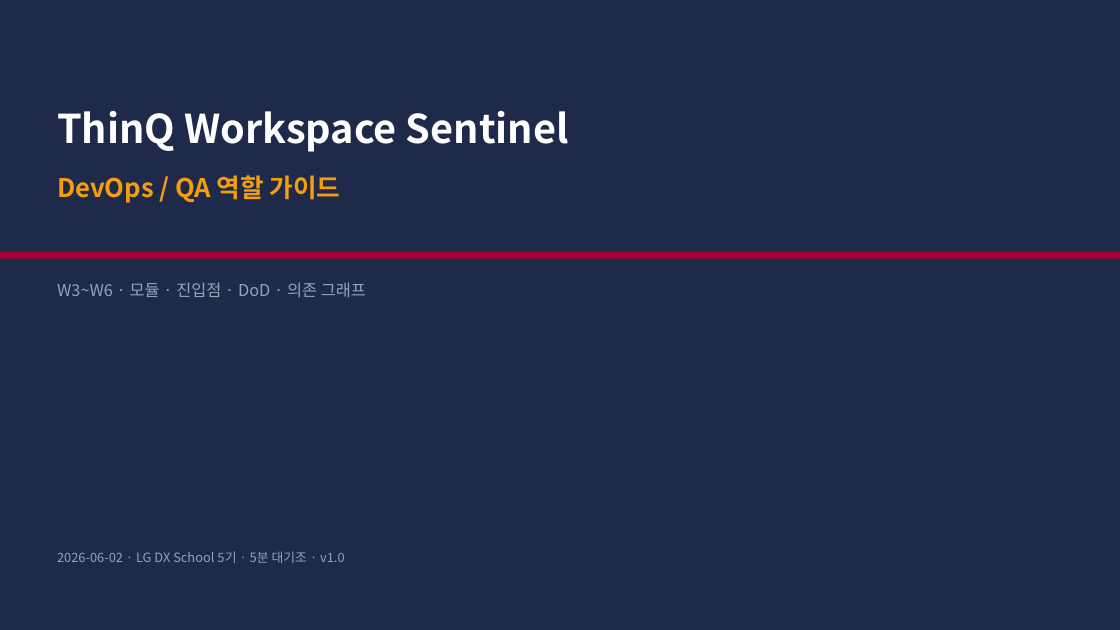
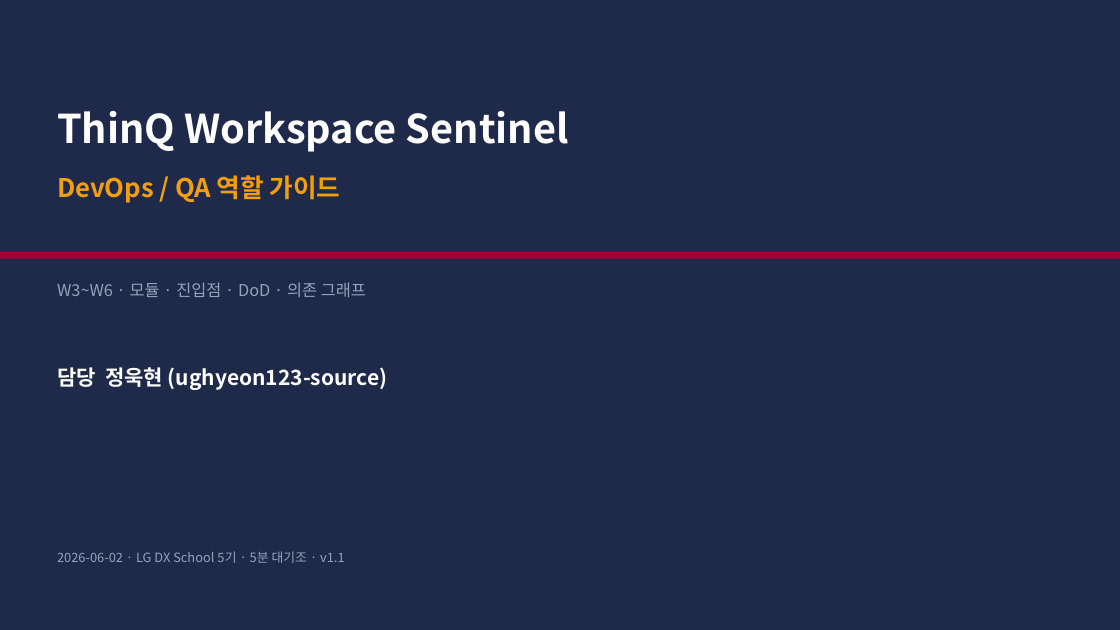
Before and after one commit to zln02/thinq-workspace-sentinel, a slide deck: slide 1 of docs/roles/Role_DevOps.pptx. Drawn at 1120x630 pixels with LibreOffice and Linux fonts; fonts in the diff are those of the drawing. Boxes give left, top, right and bottom in pixels: in the first picture for what was removed or moved away, otherwise in the second. Text is boxed around its words. In the diff, an @@ line names an element or a change of style, - is before the commit and + after.

```diff
--- a/docs/roles/Role_DevOps.pptx
+++ b/docs/roles/Role_DevOps.pptx
@@ text added at (x1=57, y1=367, x2=387, y2=390), 18 pt, text #FFFFFF, bold @@
+담당 정욱현 (ughyeon123-source)
@@ text at (x1=57, y1=551, x2=345, y2=563): text changed @@
-2026-06-02 · LG DX School 5기 · 5분 대기조 · v1.0
+2026-06-02 · LG DX School 5기 · 5분 대기조 · v1.1
```
Also in this commit, not shown: 7 other files.
